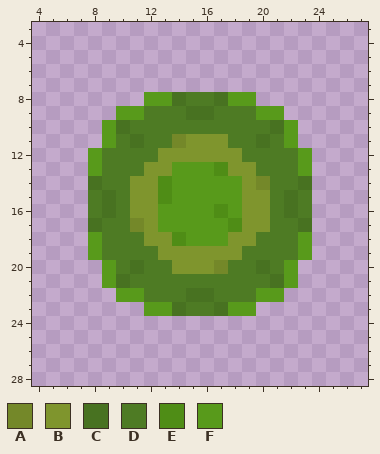
Pixel-art file -- assets/icons/effects/Projectiles.aseprite. The picture above was drawn from the file before the commit.
32x32 pixels, 1 frame. Shown: x 4..27, y 3..28.
Palette (. is transparent): A #748829  B #7f952d  C #487221  D #4e7b24  E #4f8d16  F #589a1b
Once edited:
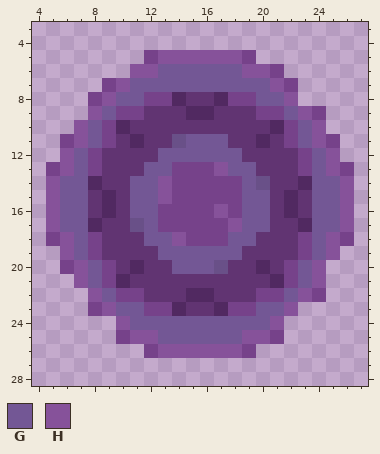
Colours new in this view: G #735795  H #86529a
Changes in this commit:
layer "Poison" now hidden
layer "Shadow" added
Colour A changes from #748829 to #695088.
Colour C changes from #487221 to #512961.
Colour D changes from #4e7b24 to #613472.
Colour F changes from #589a1b to #76428a.
Layer "Shadow":
Colour F is added in row 5 at x 12 and 19; in row 6 at x 21; in row 7 at x 9 and 22; in row 8 at x 8; in row 9 at x 24; in row 11 at x 6 and 25.
Colour F is added in row 13 at x 5 and 26; in row 18 at x 5 and 26; in row 20 at x 6; in row 22 at x 24; in row 23 at x 8; in row 25 at x 10 and 21.
Colour F is added in row 26 at x 12 and 19.
Colour G is added in row 6 at x 13 to 18; in row 7 at x 11 to 20; in row 8 at x 10 to 11 and 20 to 21; in row 9 at x 9 and 22; in rows 10 to 11 at x 8 and 23; in rows 12 to 13 at x 7 and 24.
Colour G is added in rows 14 to 17 at x 6 to 7 and 24 to 25; in rows 18 to 19 at x 7 and 24; in rows 20 to 21 at x 8 and 23; in row 22 at x 9 and 22; in row 23 at x 10 to 11 and 20 to 21; in row 24 at x 11 to 20.
Colour G is added in row 25 at x 13 to 18.
Colour G replaces colour B in row 11 at x 15 to 17; in row 12 at x 13 to 18; in row 13 at x 12 to 13 and 18 to 19; in row 14 at x 11 to 12 and 19; in rows 15 to 16 at x 11 to 12 and 19 to 20; in row 17 at x 12 and 19 to 20.
Colour G replaces colour B in row 18 at x 12 to 13 and 18 to 19; in row 19 at x 13 to 18; in row 20 at x 14 to 16.
Colour H is added in row 5 at x 13 to 18; in row 6 at x 11 to 12 and 19 to 20; in row 7 at x 10 and 21; in row 8 at x 9 and 22; in row 9 at x 8 and 23; in rows 10 to 11 at x 7 and 24.
Colour H is added in rows 12 to 13 at x 6 and 25; in rows 14 to 17 at x 5 and 26; in rows 18 to 19 at x 6 and 25; in rows 20 to 21 at x 7 and 24; in row 22 at x 8 and 23; in row 23 at x 9 and 22.
Colour H is added in row 24 at x 10 and 21; in row 25 at x 11 to 12 and 19 to 20; in row 26 at x 13 to 18.
Colour H replaces colour E in row 13 at x 17; in rows 14 to 15 at x 13; in row 16 at x 17; in row 17 at x 18; in row 18 at x 14.
Changed places in both pictures, as pixel boxes (x1, y1, x2, y2):
changed: (46, 50, 354, 358)
